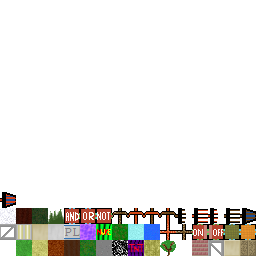
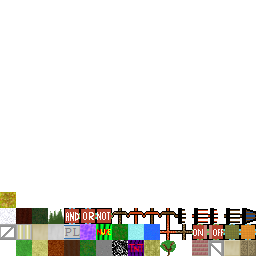
Before/after of a w=256, h=256 layered artwork. What changed in the layer stack:
painted on "TerrainTextures.png" over [0, 192, 16, 208]
